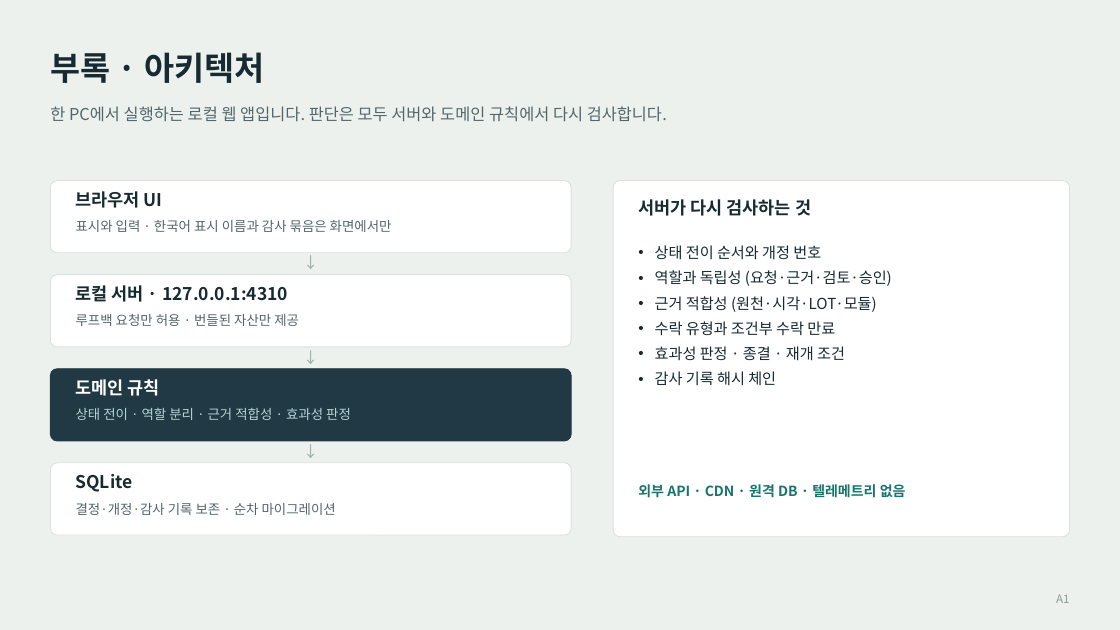
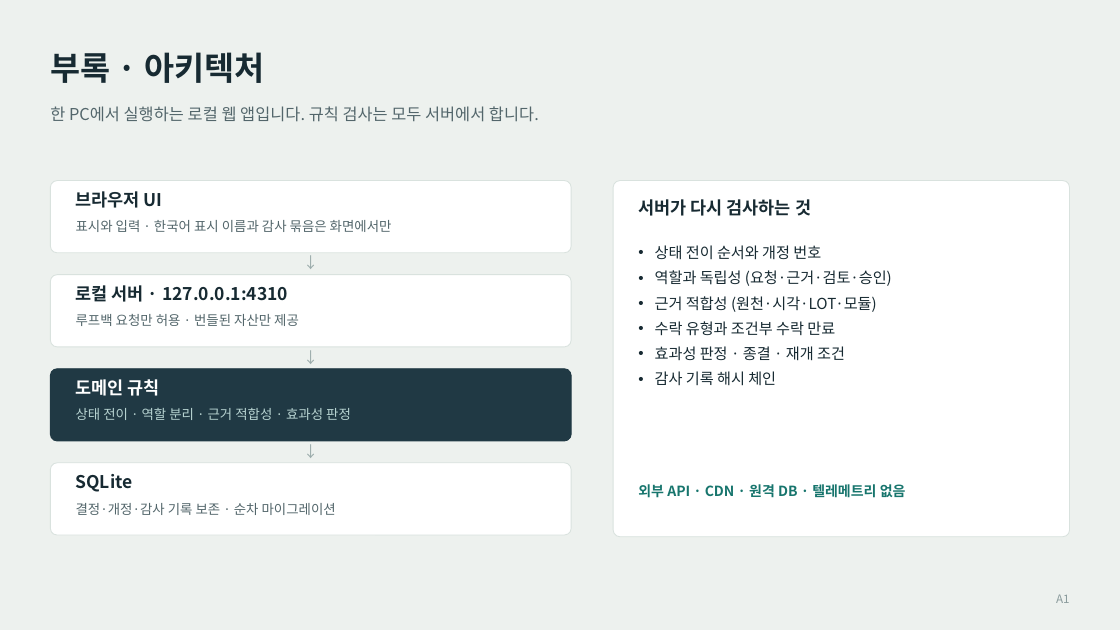
Before and after one commit to antvinas/FabAssure, a slide deck: slide 10 of portfolio/FabAssure-SKhynix.pptx. Drawn at 1120x630 pixels with LibreOffice and Linux fonts; fonts in the diff are those of the drawing. Boxes give left, top, right and bottom in pixels: in the first picture for what was removed or moved away, otherwise in the second. Text is boxed around its words. In the diff, an @@ line names an element or a change of style, - is before the commit and + after.

```diff
--- a/portfolio/FabAssure-SKhynix.pptx
+++ b/portfolio/FabAssure-SKhynix.pptx
@@ text at (50,106,539,122): text changed @@
-한 PC에서 실행하는 로컬 웹 앱입니다. 판단은 모두 서버와 도메인 규칙에서 다시 검사합니다.
+한 PC에서 실행하는 로컬 웹 앱입니다. 규칙 검사는 모두 서버에서 합니다.
```
Also in this commit, not shown: 9 other slides changed, 2 other files.
